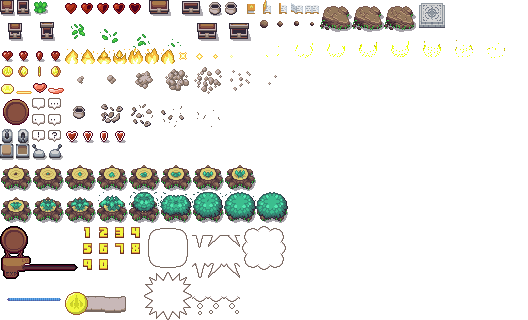
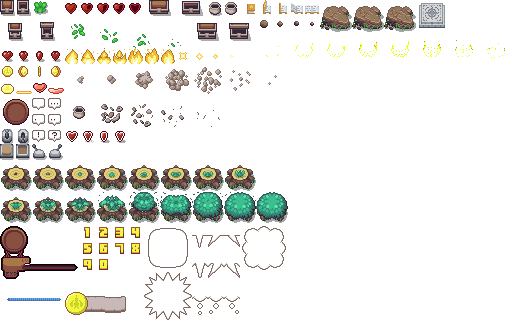
Two versions of the same layered image (528 × 320). Layer-by-layer changes:
painted on "Layer 1" over [69, 140, 94, 143]
